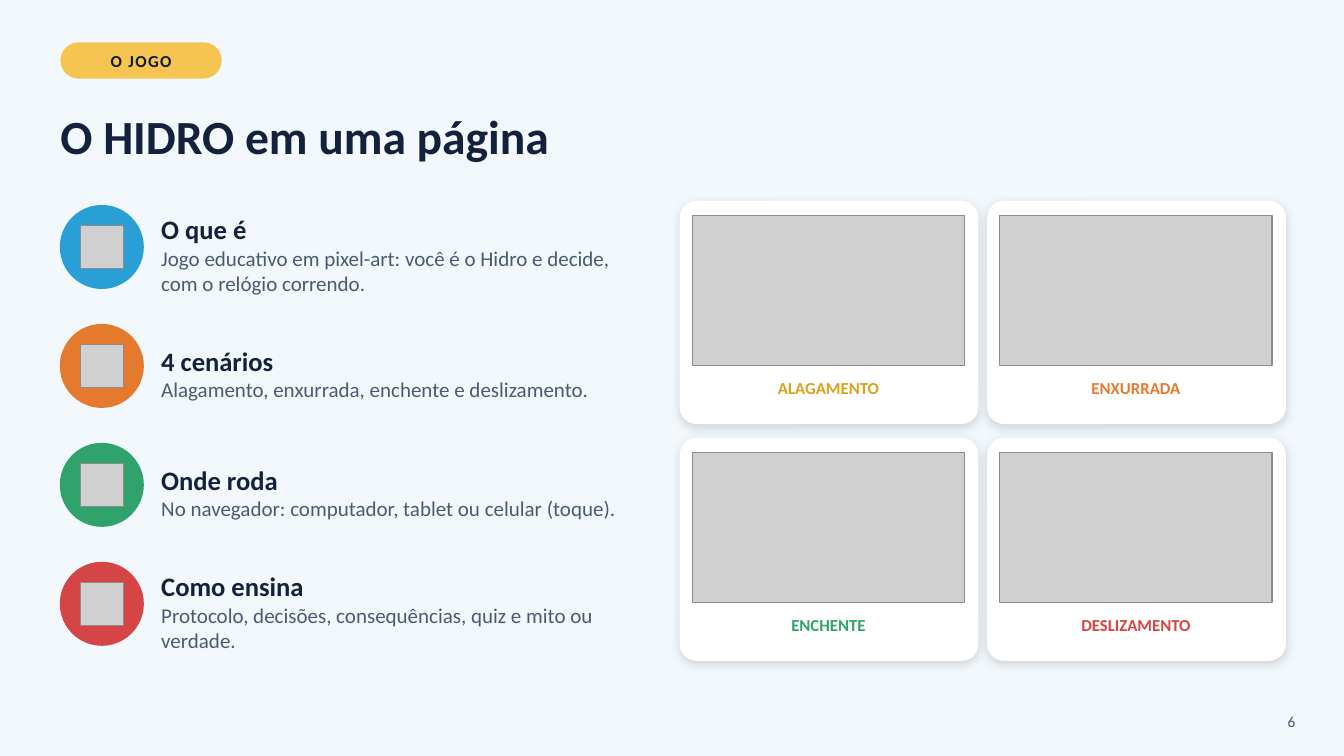
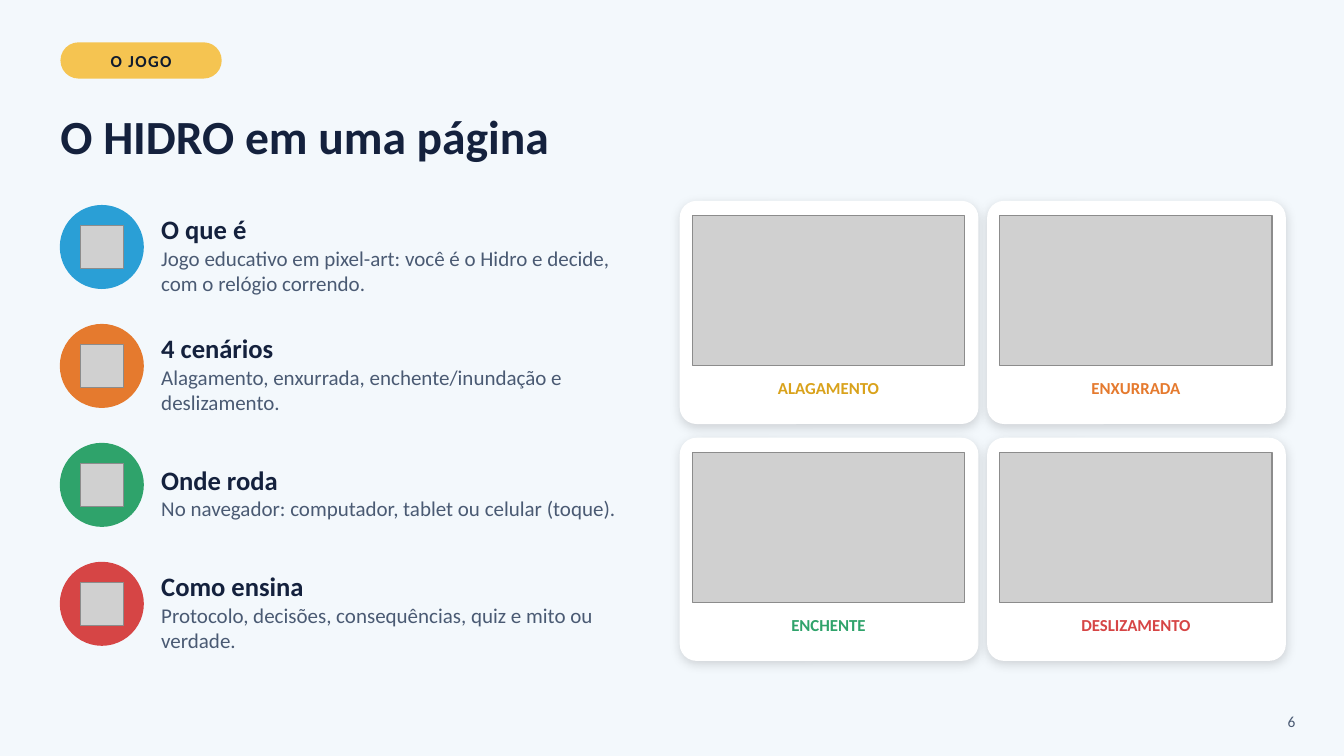
Before and after one commit to antonioaigeo/hidro_reducao-riscos, a slide deck: slide 6 of materiais/HIDRO_Oficina_Agentes_Pesquisadores_Seminario_RRD.pptx. Drawn at 1344x756 pixels with LibreOffice and Linux fonts; fonts in the diff are those of the drawing; grey boxes stand for pictures. Boxes give left, top, right and bottom in pixels: in the first picture for what was removed or moved away, otherwise in the second. Text is boxed around its words. In the diff, an @@ line names an element or a change of style, - is before the commit and + after.

```diff
--- a/materiais/HIDRO_Oficina_Agentes_Pesquisadores_Seminario_RRD.pptx
+++ b/materiais/HIDRO_Oficina_Agentes_Pesquisadores_Seminario_RRD.pptx
@@ text at [161,339,561,410]: text changed @@
-4 cenários
-Alagamento, enxurrada, enchente e deslizamento.
+4 cenários
+Alagamento, enxurrada, enchente/inundação e deslizamento.
```
Also in this commit, not shown: 1 other slide changed, 19 other files.
